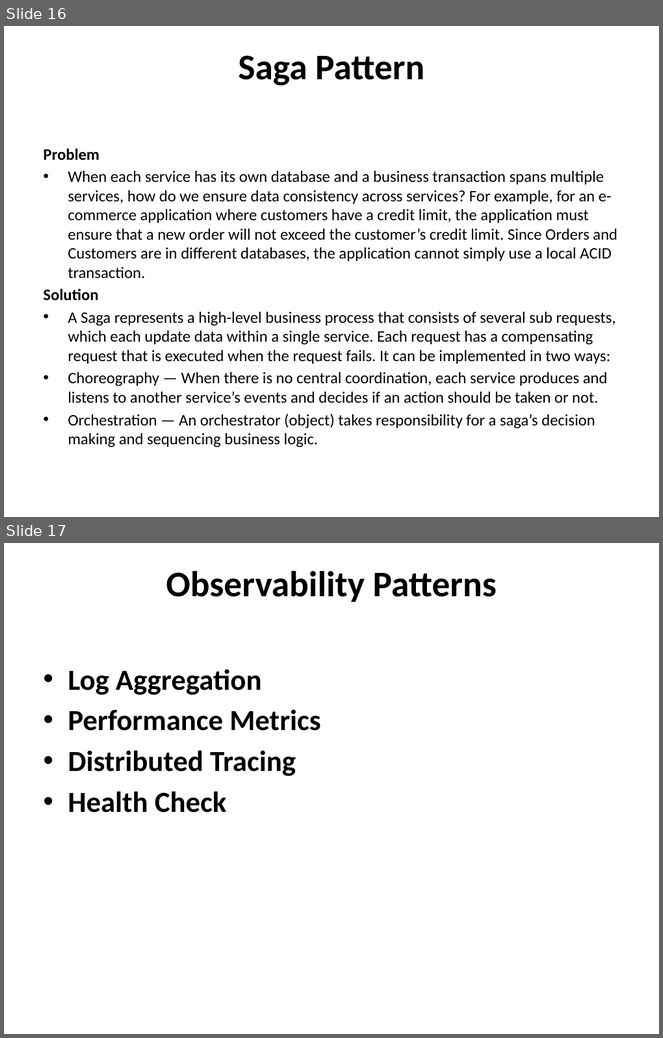
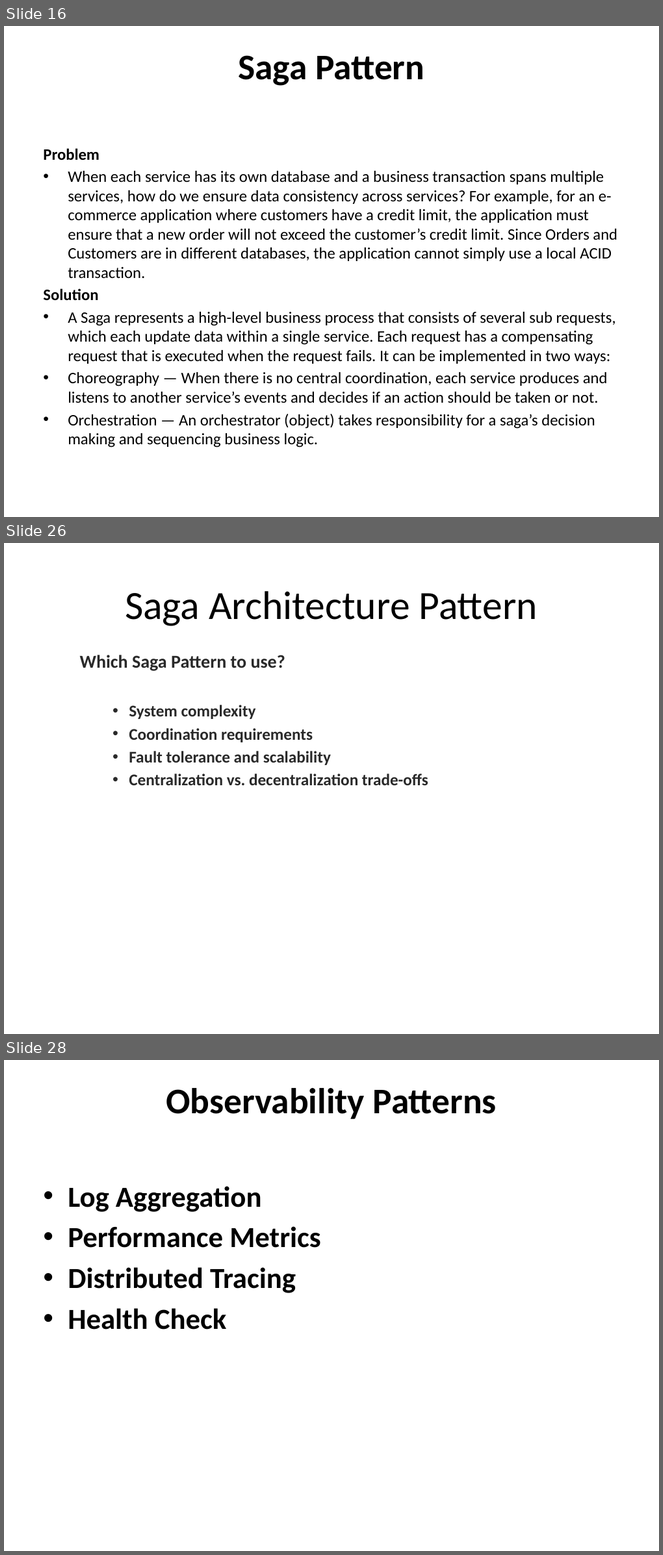
Before and after one commit to prakharxagrawal/citimicroservices, a slide deck: Micro services Design Pattern.pptx. Shown one above the other, each under a label of ours: slides 16 and 17 before the commit, slides 16, 26 and 28 after it; the slides between them are not shown. The pictures are 663x1038 and 663x1555 pixels, drawn with LibreOffice and Linux fonts; fonts in the diff are those of the drawing. Boxes give left, top, right and bottom in pixels: in the first picture for what was removed or moved away, otherwise in the second. Text is boxed around its words. In the diff, an @@ line names an element or a change of style, - is before the commit and + after.

Commit message:
Update Saga Pattern example and Docker

```diff
--- a/Micro services Design Pattern.pptx
+++ b/Micro services Design Pattern.pptx
@@ slide 26 added at bbox=[4, 543, 659, 1034], background #FFFFFF @@
@@ title added at bbox=[125, 591, 538, 626], 44 pt, text #000000 @@
+Saga Architecture Pattern
@@ text added at bbox=[80, 655, 428, 785], 18 pt, text #292929, bold @@
+  Which Saga Pattern to use?
+    • System complexity
+    • Coordination requirements
+    • Fault tolerance and scalability
+    • Centralization vs. decentralization trade-offs
@@ what was slide 17 is now slide 28 @@
```
Also in this commit, not shown: 10 other slides added, 14 other files.
